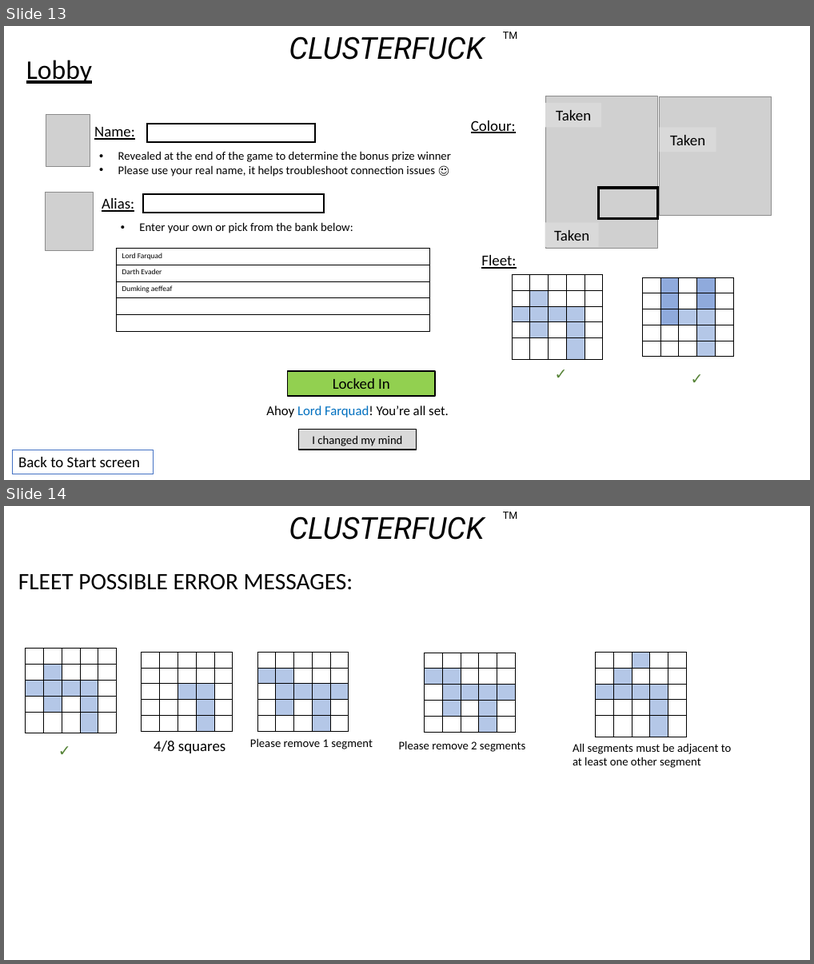
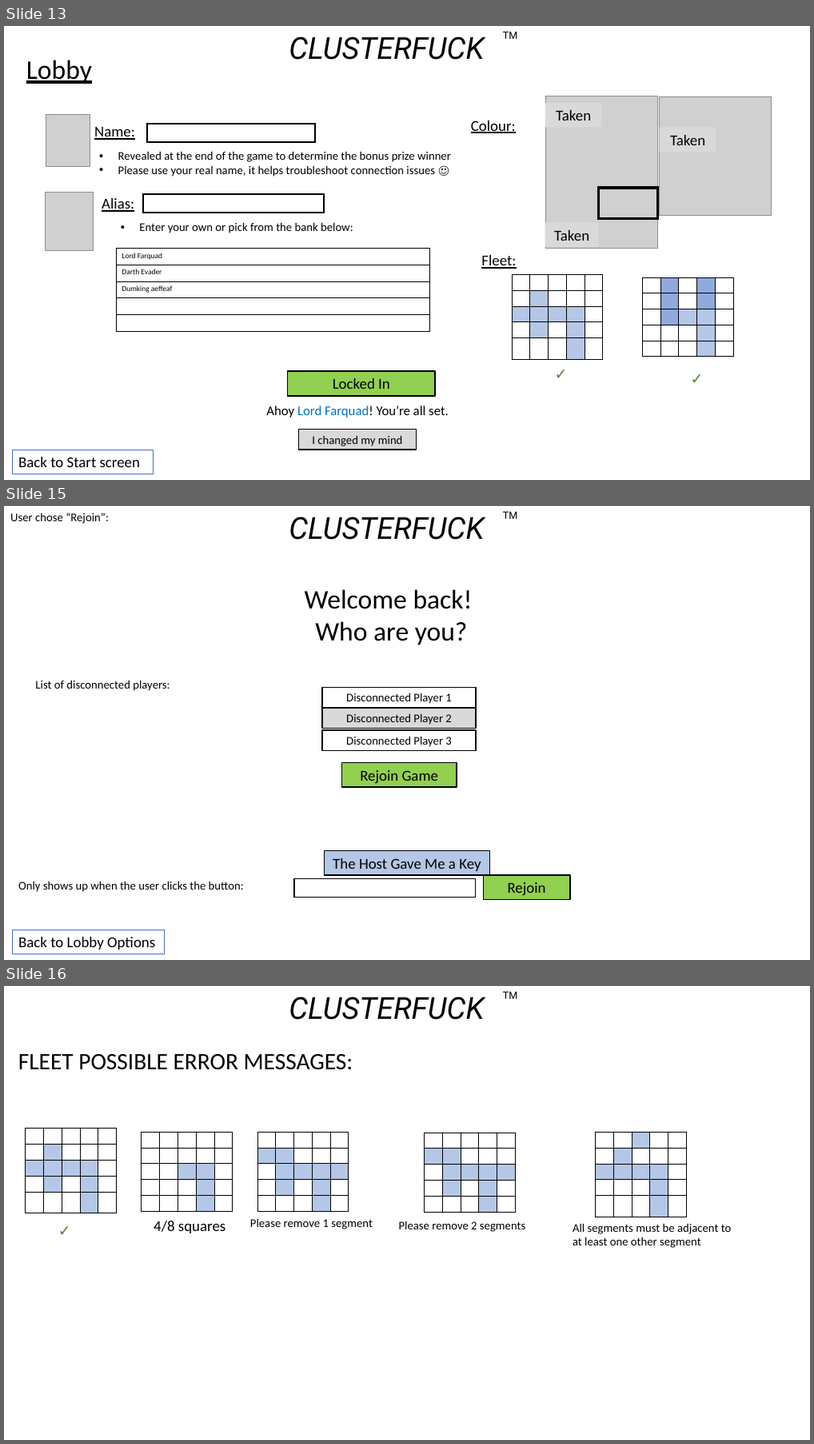
Before and after one commit to GeoffSpielman/BattleBlobs, a slide deck: Not_Code/Ideas.pptx. Shown one above the other, each under a label of ours: slides 13 and 14 before the commit, slides 13, 15 and 16 after it; the slides between them are not shown. The pictures are 814x964 and 814x1444 pixels, drawn with LibreOffice and Linux fonts; fonts in the diff are those of the drawing; grey boxes stand for pictures. Boxes give left, top, right and bottom in pixels: in the first picture for what was removed or moved away, otherwise in the second. Text is boxed around its words. In the diff, an @@ line names an element or a change of style, - is before the commit and + after.

```diff
--- a/Not_Code/Ideas.pptx
+++ b/Not_Code/Ideas.pptx
@@ slide 15 added at (4,506,810,960), background #FFFFFF @@
@@ text added at (10,512,109,524), 14 pt, text #000000 @@
+User chose “Rejoin”:
@@ text added at (289,516,484,540), 36 pt, text #000000, italic @@
+CLUSTERFUCK
@@ text added at (503,512,518,519), 12 pt, text #000000 @@
+TM
@@ text added at (305,589,473,645), 32 pt, text #000000 @@
+Welcome back!
+Who are you?
@@ text added at (35,680,170,691), 14 pt, text #000000 @@
+List of disconnected players:
@@ rectangle added at (323,687,477,708), outline #000000 1.5 pt, 14 pt, text #000000 @@
+Disconnected Player 1
@@ rectangle added at (323,708,477,728), fill #D9D9D9, outline #000000 1.5 pt, 14 pt, text #000000 @@
+Disconnected Player 2
@@ rectangle added at (323,730,477,751), outline #000000 1.5 pt, 14 pt, text #000000 @@
+Disconnected Player 3
@@ rectangle added at (342,763,457,787), fill #92D050, outline #000000 1.5 pt, 18 pt, text #000000 @@
+Rejoin Game
@@ rectangle added at (325,850,490,875), fill #B4C7E7, outline #000000 1.5 pt, 18 pt, text #000000 @@
+The Host Gave Me a Key
@@ text added at (18,880,244,892), 14 pt, text #000000 @@
+Only shows up when the user clicks the button:
@@ rectangle added at (294,879,475,896), outline #000000 1.5 pt @@
@@ rectangle added at (484,875,570,900), fill #92D050, outline #000000 1.5 pt, 18 pt, text #000000 @@
+Rejoin
@@ rectangle added at (13,929,165,954), outline #4472C4 0.75 pt, 18 pt, text #000000 @@
+Back to Lobby Options
@@ what was slide 14 is now slide 16 @@
```
Also in this commit, not shown: 1 slide changed, 4 other slides added, 1 slide removed, 18 other files.
